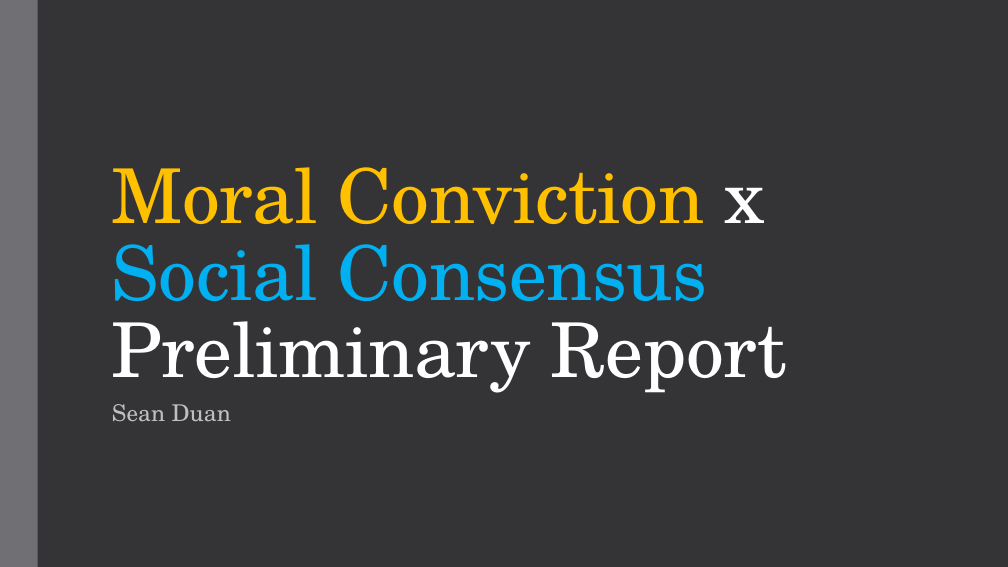
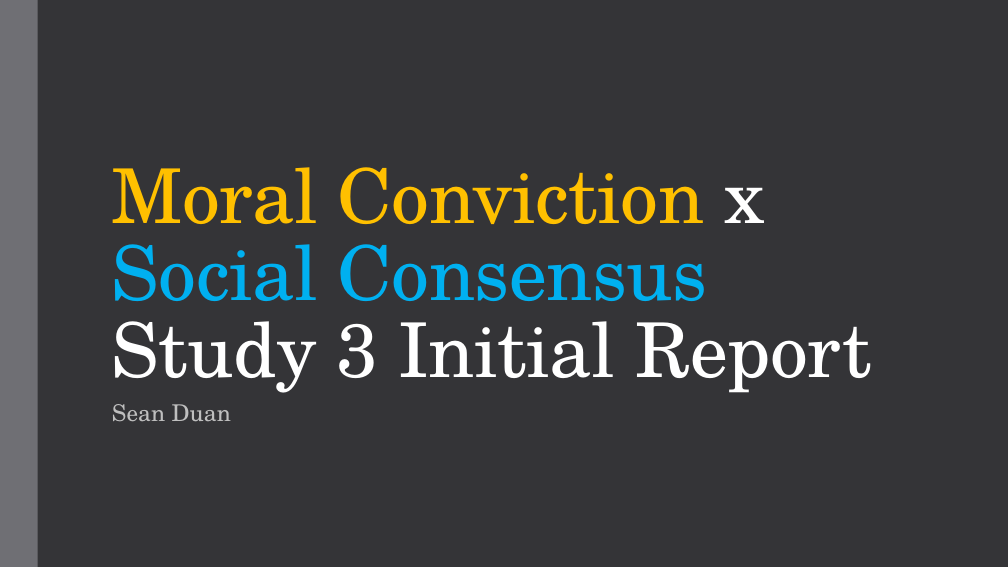
Before and after one commit to seanxduan/psych-phd, a slide deck: slide 1 of Presentations/Conviction X Consensus Short Presentation 3-7-25.pptx. Drawn at 1008x567 pixels with LibreOffice and Linux fonts; fonts in the diff are those of the drawing. Boxes give left, top, right and bottom in pixels: in the first picture for what was removed or moved away, otherwise in the second. Text is boxed around its words. In the diff, an @@ line names an element or a change of style, - is before the commit and + after.

```diff
--- a/Presentations/Conviction X Consensus Short Presentation 3-7-25.pptx
+++ b/Presentations/Conviction X Consensus Short Presentation 3-7-25.pptx
@@ title at bbox=[112, 167, 871, 393]: text changed @@
-Moral Conviction x Social Consensus Preliminary Report
+Moral Conviction x Social Consensus Study 3 Initial Report
```
Also in this commit, not shown: 3 other slides changed, 24 slides added, 6 slides removed, 18 other files.
